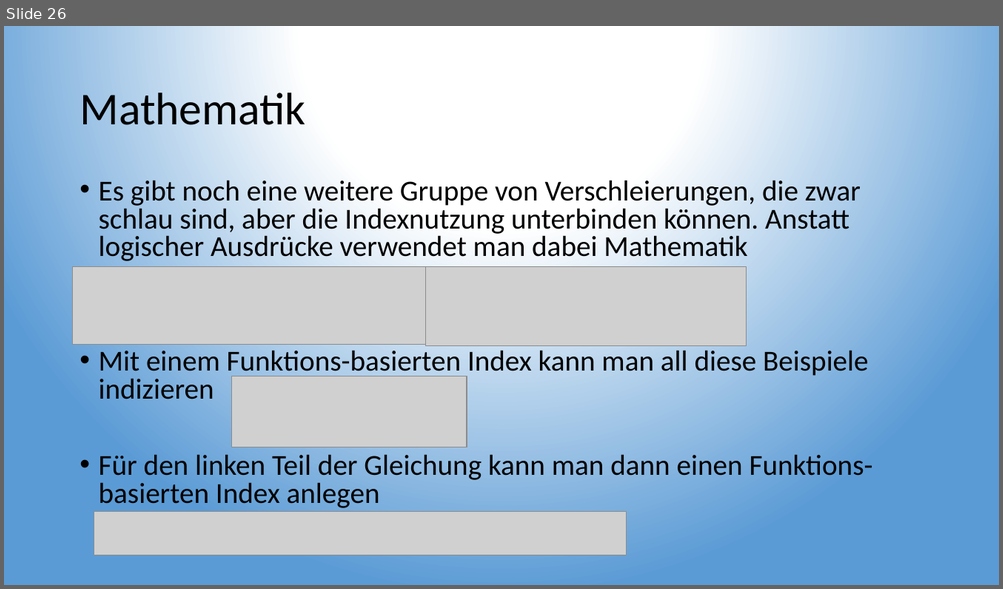
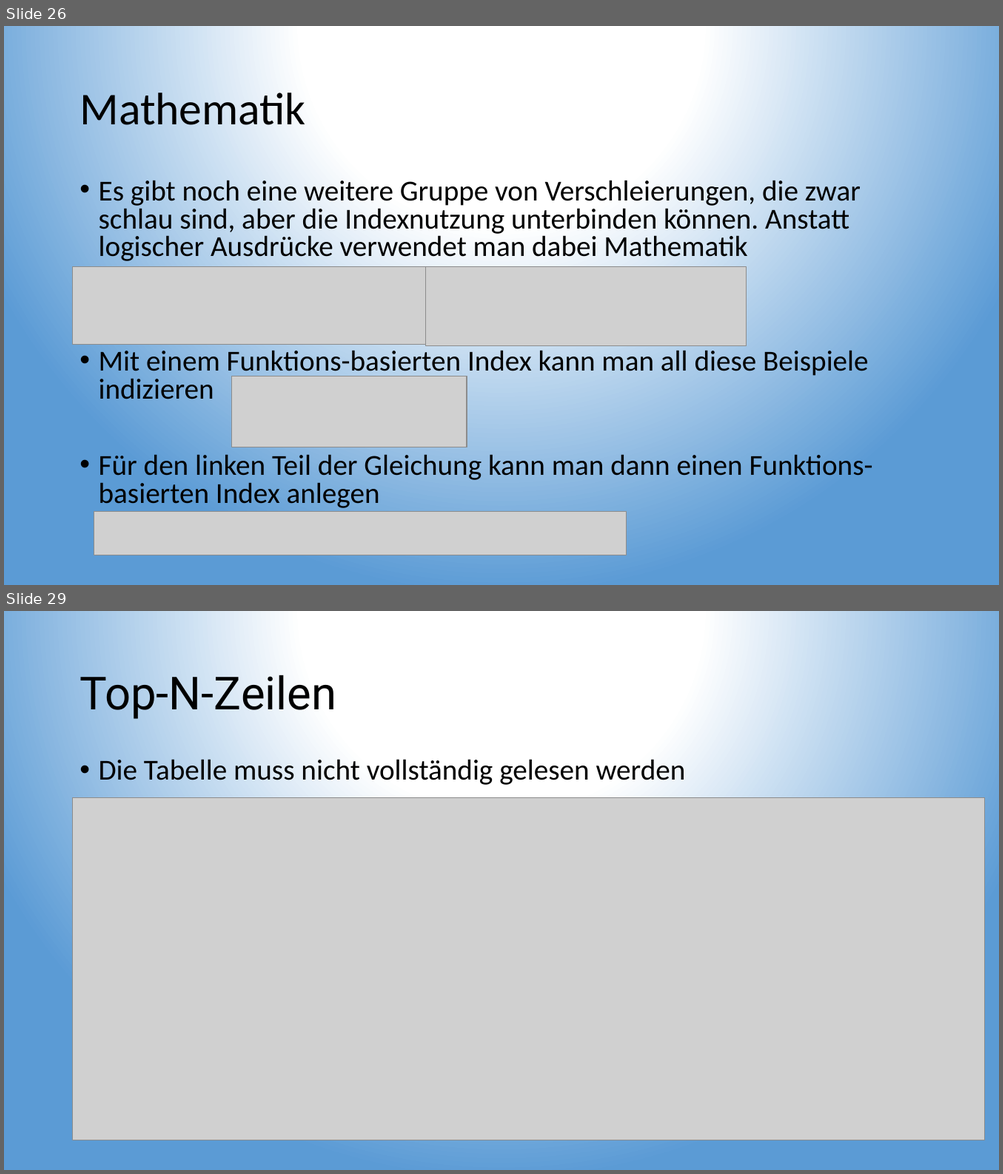
Before and after one commit to TobiaszMylak/DBI-Pr-sentation, a slide deck: DBI Präsentation Gruppe 2 - Ganzes Thema.pptx. Shown one above the other, each under a label of ours: slide 26 before the commit, slides 26 and 29 after it; the slides between them are not shown. The pictures are 1003x589 and 1003x1174 pixels, drawn with LibreOffice and Linux fonts; fonts in the diff are those of the drawing; grey boxes stand for pictures. Boxes give left, top, right and bottom in pixels: in the first picture for what was removed or moved away, otherwise in the second. Text is boxed around its words. In the diff, an @@ line names an element or a change of style, - is before the commit and + after.

```diff
--- a/DBI Präsentation Gruppe 2 - Ganzes Thema.pptx
+++ b/DBI Präsentation Gruppe 2 - Ganzes Thema.pptx
@@ slide 29 added at [4,611,999,1170], background gradient #FFFFFF to #5B9BD5 @@
@@ title added at [79,668,336,721], 44 pt, text #000000 @@
+Top-N-Zeilen
@@ text added at [99,759,686,785], 28 pt, text #000000 @@
+• Die Tabelle muss nicht vollständig gelesen werden
@@ picture added at [73,798,984,1141] @@
```
Also in this commit, not shown: 6 other slides added.
